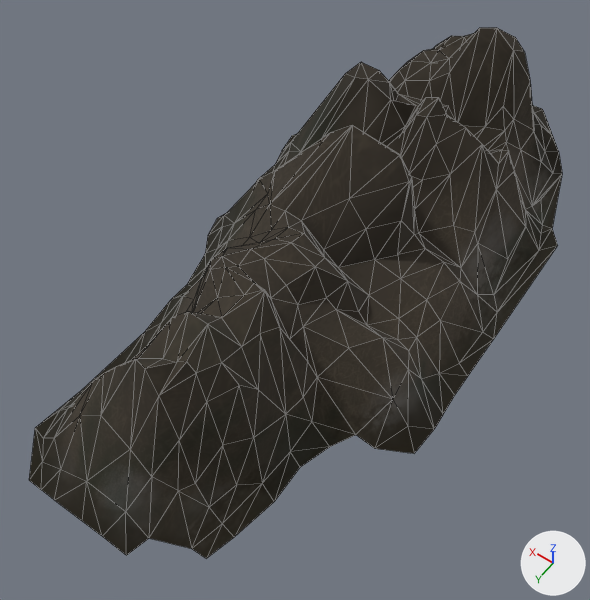
The glTF model modelz/cliffsmall.glb as it was, and as the next commit left it.
One viewpoint serves both versions: a camera (50 mm lens) standing at (-7.83, 12.61, 17.26) and looking at (-0.49, 2.33, 1.12). Lighting does not change. The marker at lower right points along +X, +Y and +Z. Mesh edges are drawn as thin lines. Where no turn or scale is listed for an object, it has been applied to the vertices. Vertices at the same position are counted once.
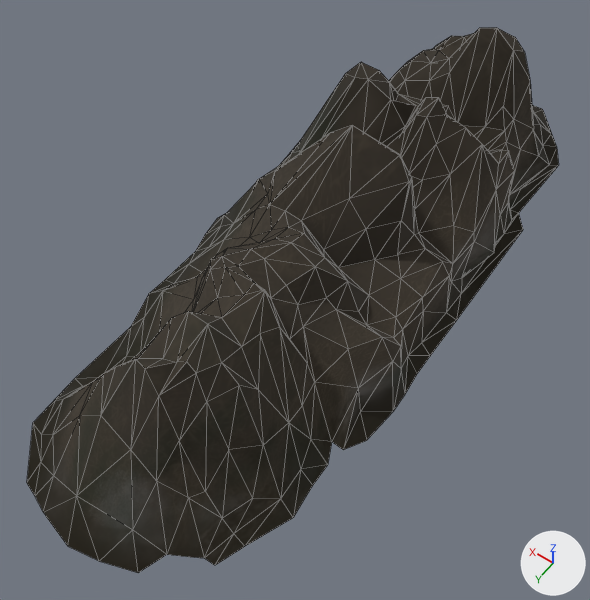
The newer file is also rescaled (x1.365) as a whole; pictures and numbers use the older file's frame.

Changed parts and their boxes (x1, y1, x2, y2) in the pictures (590 x 600 px; the box of a moved part takes in the faces that stretch with it):
'Plane', reshaped
    before: (29, 28, 562, 558)
    after: (27, 28, 559, 573)
part 1 of me_plane_001, moved or reshaped
    before: (29, 113, 562, 558)
    after: (27, 113, 559, 573)
part 2 of me_plane_001, moved or reshaped
    before: (258, 74, 345, 180)
    after: (258, 76, 344, 180)

Diff of the bpy script that builds the scene:
```diff
--- a/modelz/cliffsmall.glb.py
+++ b/modelz/cliffsmall.glb.py
@@ me_plane_001 @@
 # used by ob_plane; location = (0.0, 0.0, 0.0)
-me_plane_001.from_pydata(...)  # 363 vertices, 675 faces; spans x -5.0..3.9, y -9.6..9.4, z -0.1..5.0
+me_plane_001.from_pydata(...)  # 363 vertices, 675 faces; spans x -3.9..3.6, y -9.6..10.0, z -0.1..5.0
+# me_plane_001 part 1: 100 of 363 vertices moved; they spanned x -5.0..3.3, y -7.9..9.4, z 0.0..1.8 and now span x -3.9..3.4, y -8.1..10.0, z 0.0..1.8; mean shift (0.3, 0.1, 0.0); largest move (-4.9, 3.8, 0.1) -> (-3.8, 4.1, 0.2)
+# me_plane_001 part 2: all 11 vertices in x 3.0..3.9, y -4.8..-2.4, z -0.1..0.7 are scaled about their middle by (0.839, 1, 1), then moved by (-0.2, 0.0, 0.0)
 me_plane_001.materials.append(mat_material_005)
```
